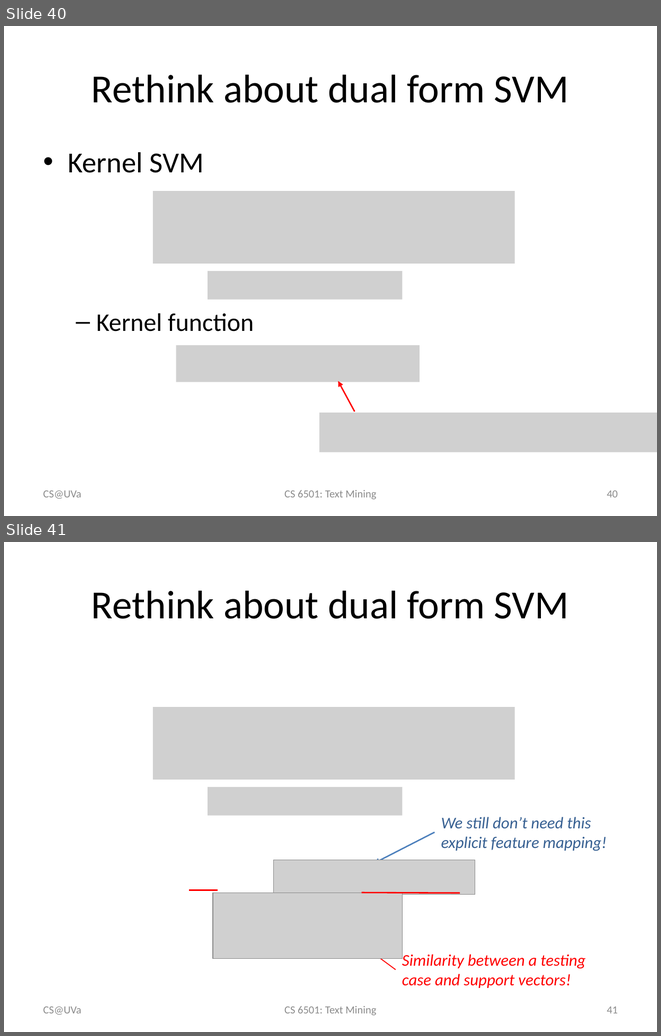
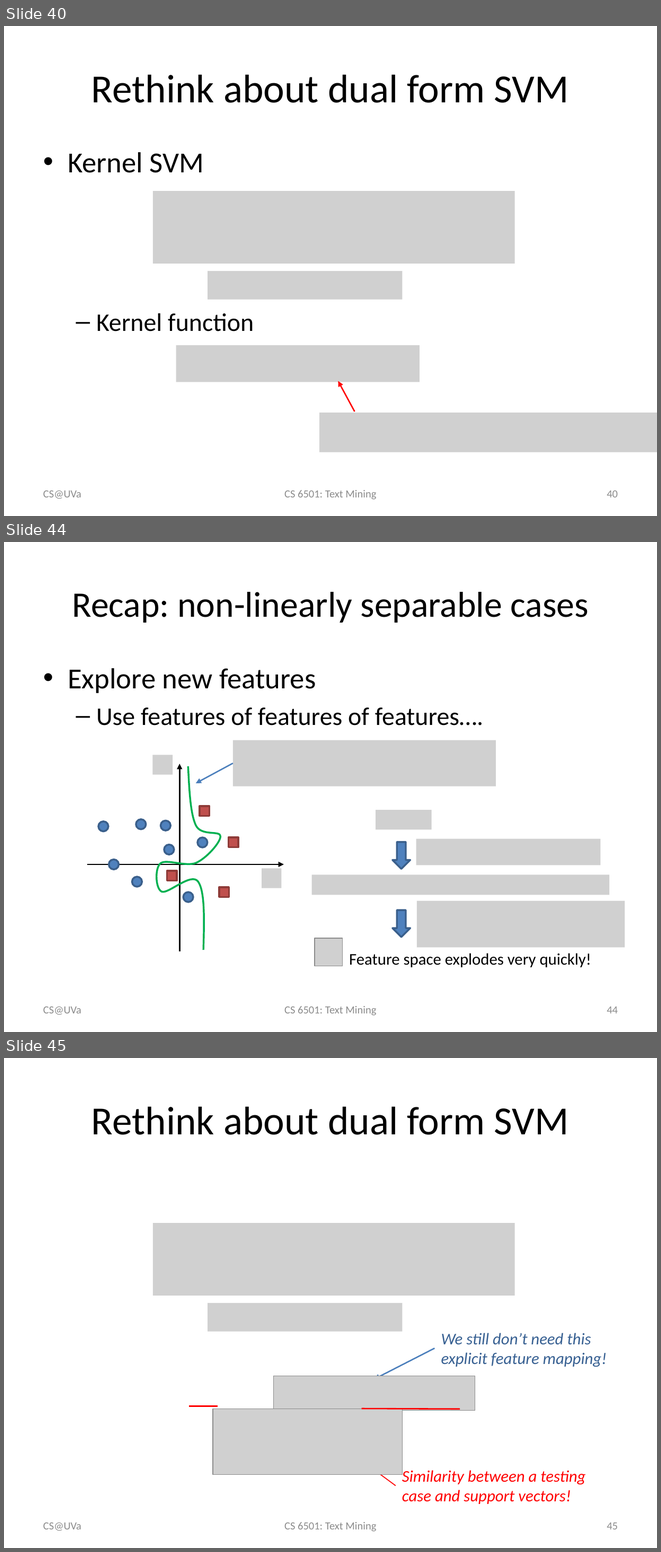
Before and after one commit to wang296/CS6501-Text-Mining, a slide deck: docs/svm.pptx. Shown one above the other, each under a label of ours: slides 40 and 41 before the commit, slides 40, 44 and 45 after it; the slides between them are not shown. The pictures are 661x1036 and 661x1552 pixels, drawn with LibreOffice and Linux fonts; fonts in the diff are those of the drawing; grey boxes stand for pictures. Boxes give left, top, right and bottom in pixels: in the first picture for what was removed or moved away, otherwise in the second. Text is boxed around its words. In the diff, an @@ line names an element or a change of style, - is before the commit and + after.

Commit message:
text clustering

```diff
--- a/docs/svm.pptx
+++ b/docs/svm.pptx
@@ slide 44 added at box(4, 542, 657, 1032), background #FFFFFF @@
@@ title added at box(72, 592, 588, 623), 39.6 pt, text #000000 @@
+Recap: non-linearly separable cases
@@ text added at box(68, 668, 484, 725), 28 pt, text #000000 @@
+• Explore new features
+  – Use features of features of features….
@@ picture added at box(233, 740, 496, 786) @@
@@ picture added at box(153, 755, 173, 775) @@
@@ arrow added from (179, 951) to (179, 764), #000000 1.5 pt @@
@@ arrow added from (233, 764) to (196, 783), #4B7EBC 1.5 pt @@
@@ freeform shape added at box(157, 766, 221, 950), outline #00B050 2 pt @@
@@ rectangle added at box(200, 806, 210, 815), fill #C0504D, outline #8E3B39 2 pt @@
@@ picture added at box(376, 810, 432, 829) @@
@@ ellipse added at box(98, 821, 108, 831), fill #4F81BD, outline #3A5F8C 2 pt @@
@@ ellipse added at box(136, 819, 146, 829), fill #4F81BD, outline #3A5F8C 2 pt @@
@@ ellipse added at box(161, 820, 170, 830), fill #4F81BD, outline #3A5F8C 2 pt @@
@@ ellipse added at box(197, 837, 207, 847), fill #4F81BD, outline #3A5F8C 2 pt @@
@@ rectangle added at box(229, 837, 238, 847), fill #C0504D, outline #8E3B39 2 pt @@
@@ down arrow added at box(392, 841, 410, 868), fill #4F81BD, outline #3A5F8C 2 pt @@
@@ picture added at box(416, 838, 600, 865) @@
@@ ellipse added at box(108, 859, 118, 869), fill #4F81BD, outline #3A5F8C 2 pt @@
@@ ellipse added at box(164, 844, 174, 854), fill #4F81BD, outline #3A5F8C 2 pt @@
@@ arrow added from (88, 864) to (284, 864), #000000 1.5 pt @@
@@ rectangle added at box(167, 871, 177, 880), fill #C0504D, outline #8E3B39 2 pt @@
@@ picture added at box(262, 868, 282, 888) @@
@@ picture added at box(311, 874, 609, 894) @@
@@ ellipse added at box(132, 876, 142, 886), fill #4F81BD, outline #3A5F8C 2 pt @@
@@ rectangle added at box(219, 886, 229, 897), fill #C0504D, outline #8E3B39 2 pt @@
@@ ellipse added at box(183, 892, 193, 902), fill #4F81BD, outline #3A5F8C 2 pt @@
@@ picture added at box(417, 900, 624, 947) @@
@@ down arrow added at box(392, 910, 410, 936), fill #4F81BD, outline #3A5F8C 2 pt @@
@@ picture added at box(315, 938, 343, 966) @@
@@ text added at box(349, 953, 591, 967), 18 pt, text #000000 @@
+Feature space explodes very quickly!
@@ text added at box(43, 1006, 81, 1014), 12 pt, text #8C8C8C @@
+CS@UVa
@@ text added at box(284, 1006, 376, 1015), 12 pt, text #8C8C8C @@
+CS 6501: Text Mining
@@ page number added at box(607, 1006, 618, 1013), 12 pt, text #8C8C8C @@
+44
@@ what was slide 41 is now slide 45 @@
@@ page number at box(607, 1522, 618, 1529): text changed @@
-41
+45
```
Also in this commit, not shown: 1 slide changed, 3 other slides added, 6 other files.
